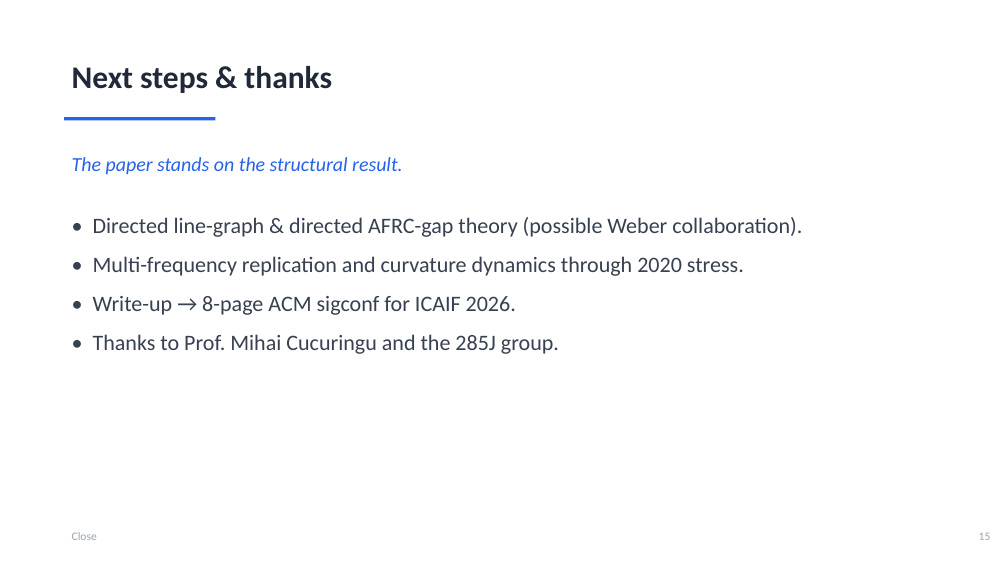
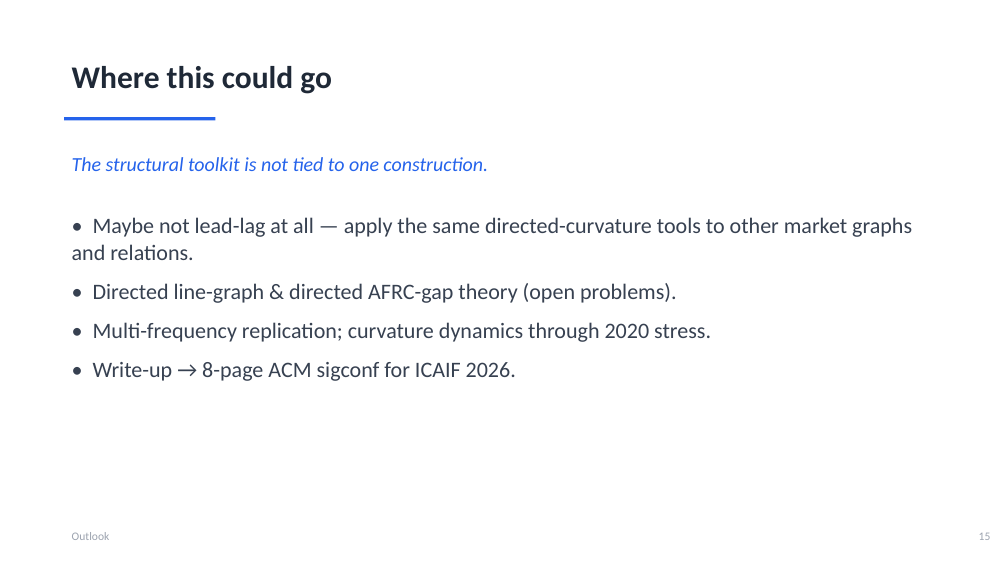
Before and after one commit to ivan-sit/Curvature-Lead-Lag-Model, a slide deck: slide 16 of slides/Ricci_Curvature_LeadLag.pptx. Drawn at 1008x567 pixels with LibreOffice and Linux fonts; fonts in the diff are those of the drawing. Boxes give left, top, right and bottom in pixels: in the first picture for what was removed or moved away, otherwise in the second. Text is boxed around its words. In the diff, an @@ line names an element or a change of style, - is before the commit and + after.

```diff
--- a/slides/Ricci_Curvature_LeadLag.pptx
+++ b/slides/Ricci_Curvature_LeadLag.pptx
@@ text at [72,66,332,94]: text changed @@
-Next steps & thanks
+Where this could go
@@ text at [72,157,488,171]: text changed @@
-The paper stands on the structural result.
+The structural toolkit is not tied to one construction.
@@ text at [72,217,912,342]: text changed @@
-• Directed line-graph & directed AFRC-gap theory (possible Weber collaboration).
-• Multi-frequency replication and curvature dynamics through 2020 stress.
+• Maybe not lead-lag at all — apply the same directed-curvature tools to other market graphs and relations.
+• Directed line-graph & directed AFRC-gap theory (open problems).
+• Multi-frequency replication; curvature dynamics through 2020 stress.
@@ text at [93,334,559,354]: paragraph removed @@
-• Thanks to Prof. Mihai Cucuringu and the 285J group.
@@ text at [72,532,110,540]: text changed @@
-Close
+Outlook
```
Also in this commit, not shown: 4 other slides changed, 1 other file.
